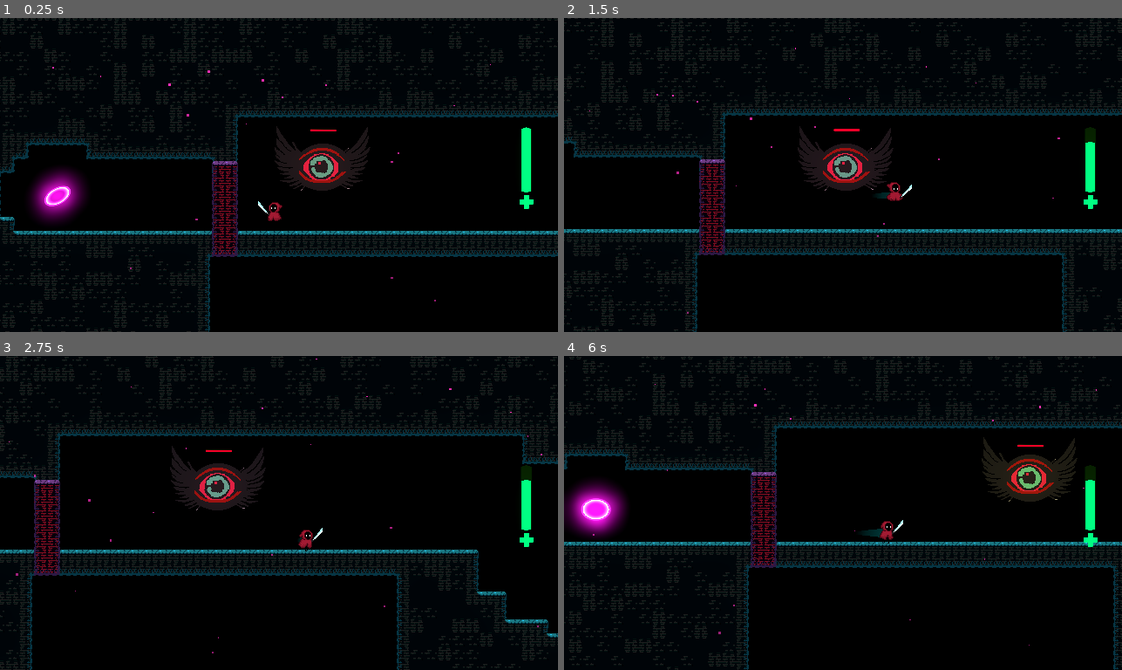
Above: before the commit, frames 1-4 (two rows, left to right).
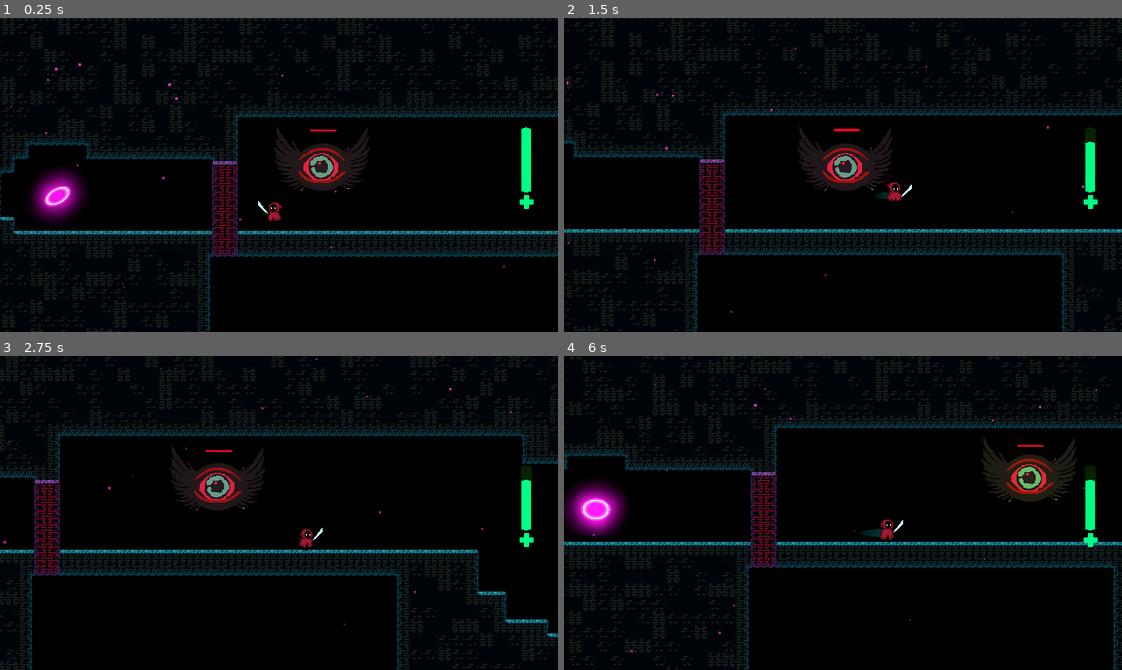
Above: after the commit, the same moments.

Repository: Driannn/AcerolaJam0
Game: Godot game, scene res://Scenes/Main scene/GameScene1.tscn
Two runs of this game, one before a commit and one after it. Both use one fixed random seed, a clock stepped at 60 frames per second and the inputs below.
Inputs (mouse positions are in pixels of both pictures, inside the frame that each line leads up to):
- Up to frame 1 (0.25 s): no input
- Up to frame 2 (1.5 s): tap Enter (ui_accept) at 0.5 s; move the mouse to (965, 159) at 0.52 s; hold D (move_right) 0.53-1.28 s; tap X (attack) at 0.6 s; click (965, 159) at 0.67 s; tap Space (jump) at 0.77 s; move the mouse to (731, 190) at 1.27 s; hold S from 1.28 s (still down); tap C (dash) at 1.35 s
- Up to frame 3 (2.75 s): tap Space (jump) at 1.52 s; move the mouse to (334, 443) at 2.02 s; release S at 2.03 s; hold D (move_right) from 2.03 s (still down); hold F from 2.03 s (still down)
- Up to frame 4 (6 s): move the mouse to (815, 575) at 2.77 s; release D (move_right) at 2.78 s; release F at 2.78 s; hold W 2.78-3.53 s; tap X (attack) at 2.85, 5.1 s; click (815, 575) at 2.92 s; tap Space (jump) at 3.02, 3.77, 4.52 s; move the mouse to (1010, 560) at 3.52 s; hold A (move_left) 3.53-5.03 s; tap C (dash) at 3.6, 5.85 s; move the mouse to (675, 465) at 4.27 s; tap F at 4.35 s; move the mouse to (870, 513) at 5.02 s; hold S 5.03-5.78 s; click (870, 513) at 5.17 s; move the mouse to (759, 434) at 5.77 s; hold D (move_right) from 5.78 s (still down)

The runs differ from the first frame. In frame 1, less than 0.1% of the frame differs, in the area x 1-91%, y 14-91%; in frame 2, less than 0.1%; in frame 3, 0.1%, in the area x 0-98%, y 28-95%; in frame 4, less than 0.1%.

Commit message:
footsteps working but idle state is kinda weird

Diff:
--- a/Scenes/Player/my_player.tscn
+++ b/Scenes/Player/my_player.tscn
@@ -11,6 +11,11 @@
 [ext_resource type="AudioStream" uid="uid://c2jgi3jacaahp" path="res://Assets/Audio/Player/sfx_jump_AcerolaJam0.wav" id="9_hbhe4"]
 [ext_resource type="AudioStream" uid="uid://bgltpx4dym85l" path="res://Assets/Audio/Player/AcerolaJam0_sfx_hurt.wav" id="10_ondsy"]
 [ext_resource type="AudioStream" uid="uid://d2ynxudbmr028" path="res://Assets/Audio/Player/sfx_dash_AcerolaJam0.wav" id="11_5oifp"]
+[ext_resource type="AudioStream" uid="uid://f2rmdf6ofbk6" path="res://Assets/Audio/footsteps/sfx_footstep_AcerolaJam0-001.ogg" id="12_mpora"]
+[ext_resource type="AudioStream" uid="uid://ce21qd8epbpvg" path="res://Assets/Audio/footsteps/sfx_footstep_AcerolaJam0-002.ogg" id="13_k1gs0"]
+[ext_resource type="AudioStream" uid="uid://b6upkdh2bc7rw" path="res://Assets/Audio/footsteps/sfx_footstep_AcerolaJam0-003.ogg" id="14_sn31u"]
+[ext_resource type="AudioStream" uid="uid://mi6tda23l0st" path="res://Assets/Audio/footsteps/sfx_footstep_AcerolaJam0-004.ogg" id="15_01hld"]
+[ext_resource type="AudioStream" uid="uid://dfxvn3205xtec" path="res://Assets/Audio/footsteps/sfx_footstep_AcerolaJam0-005.ogg" id="16_mobsw"]
 
 [sub_resource type="CapsuleShape2D" id="CapsuleShape2D_meodc"]
 radius = 5.0
@@ -120,6 +125,18 @@
 "update": 1,
 "values": [false]
 }
+tracks/5/type = "value"
+tracks/5/imported = false
+tracks/5/enabled = true
+tracks/5/path = NodePath("Audio/sfx_footsteps:playing")
+tracks/5/interp = 1
+tracks/5/loop_wrap = true
+tracks/5/keys = {
+"times": PackedFloat32Array(0),
+"transitions": PackedFloat32Array(1),
+"update": 1,
+"values": [false]
+}
 
 [sub_resource type="Animation" id="Animation_xc72h"]
 resource_name = "dead"
@@ -197,7 +214,6 @@
 [sub_resource type="Animation" id="Animation_ujvcn"]
 resource_name = "idle"
 length = 2.0
-loop_mode = 1
 tracks/0/type = "value"
 tracks/0/imported = false
 tracks/0/enabled = true
@@ -222,6 +238,18 @@
 "update": 0,
 "values": [Color(1, 1, 1, 1)]
 }
+tracks/2/type = "value"
+tracks/2/imported = false
+tracks/2/enabled = true
+tracks/2/path = NodePath("Audio/sfx_footsteps:playing")
+tracks/2/interp = 1
+tracks/2/loop_wrap = true
+tracks/2/keys = {
+"times": PackedFloat32Array(0),
+"transitions": PackedFloat32Array(1),
+"update": 1,
+"values": [true]
+}
 
 [sub_resource type="Animation" id="Animation_dwgku"]
 resource_name = "jump"
@@ -253,7 +281,8 @@
 
 [sub_resource type="Animation" id="Animation_6y8ty"]
 resource_name = "run"
-length = 0.8
+length = 0.500004
+step = 0.0416667
 tracks/0/type = "value"
 tracks/0/imported = false
 tracks/0/enabled = true
@@ -261,10 +290,22 @@
 tracks/0/interp = 1
 tracks/0/loop_wrap = true
 tracks/0/keys = {
-"times": PackedFloat32Array(0, 0.1, 0.2, 0.3, 0.4, 0.5, 0.6, 0.7),
+"times": PackedFloat32Array(0, 0.0833333, 0.166667, 0.25, 0.333333, 0.416667, 0.6, 0.7),
 "transitions": PackedFloat32Array(1, 1, 1, 1, 1, 1, 1, 1),
 "update": 1,
 "values": [24, 25, 26, 27, 28, 29, 30, 31]
+}
+tracks/1/type = "value"
+tracks/1/imported = false
+tracks/1/enabled = true
+tracks/1/path = NodePath("Audio/sfx_footsteps:playing")
+tracks/1/interp = 1
+tracks/1/loop_wrap = true
+tracks/1/keys = {
+"times": PackedFloat32Array(0, 0.166667, 0.25, 0.416667),
+"transitions": PackedFloat32Array(1, 1, 1, 1),
+"update": 1,
+"values": [true, false, true, false]
 }
 
 [sub_resource type="AnimationLibrary" id="AnimationLibrary_pgd4j"]
@@ -303,6 +344,20 @@
 streams_count = 1
 stream_0/stream = ExtResource("11_5oifp")
 stream_0/weight = 1.0
+
+[sub_resource type="AudioStreamRandomizer" id="AudioStreamRandomizer_fcw7y"]
+random_pitch = 1.2
+streams_count = 5
+stream_0/stream = ExtResource("12_mpora")
+stream_0/weight = 1.0
+stream_1/stream = ExtResource("13_k1gs0")
+stream_1/weight = 1.0
+stream_2/stream = ExtResource("14_sn31u")
+stream_2/weight = 1.0
+stream_3/stream = ExtResource("15_01hld")
+stream_3/weight = 1.0
+stream_4/stream = ExtResource("16_mobsw")
+stream_4/weight = 1.0
 
 [node name="MyPlayer" type="CharacterBody2D"]
 script = ExtResource("1_ggs3h")
@@ -472,6 +527,10 @@
 pitch_scale = 0.88
 bus = &"Player"
 
+[node name="sfx_footsteps" type="AudioStreamPlayer2D" parent="Audio"]
+stream = SubResource("AudioStreamRandomizer_fcw7y")
+volume_db = -5.168
+
 [connection signal="area_entered" from="Trigger" to="." method="_on_trigger_area_entered"]
 [connection signal="timeout" from="Camera2D/HeathBar/Timer" to="Camera2D/HeathBar" method="_on_timer_timeout"]
 [connection signal="timeout" from="DashDurantion" to="." method="_on_dash_durantion_timeout"]
Not shown: 1 places in Scenes/Player/my_player.tscn that only renumber resources
